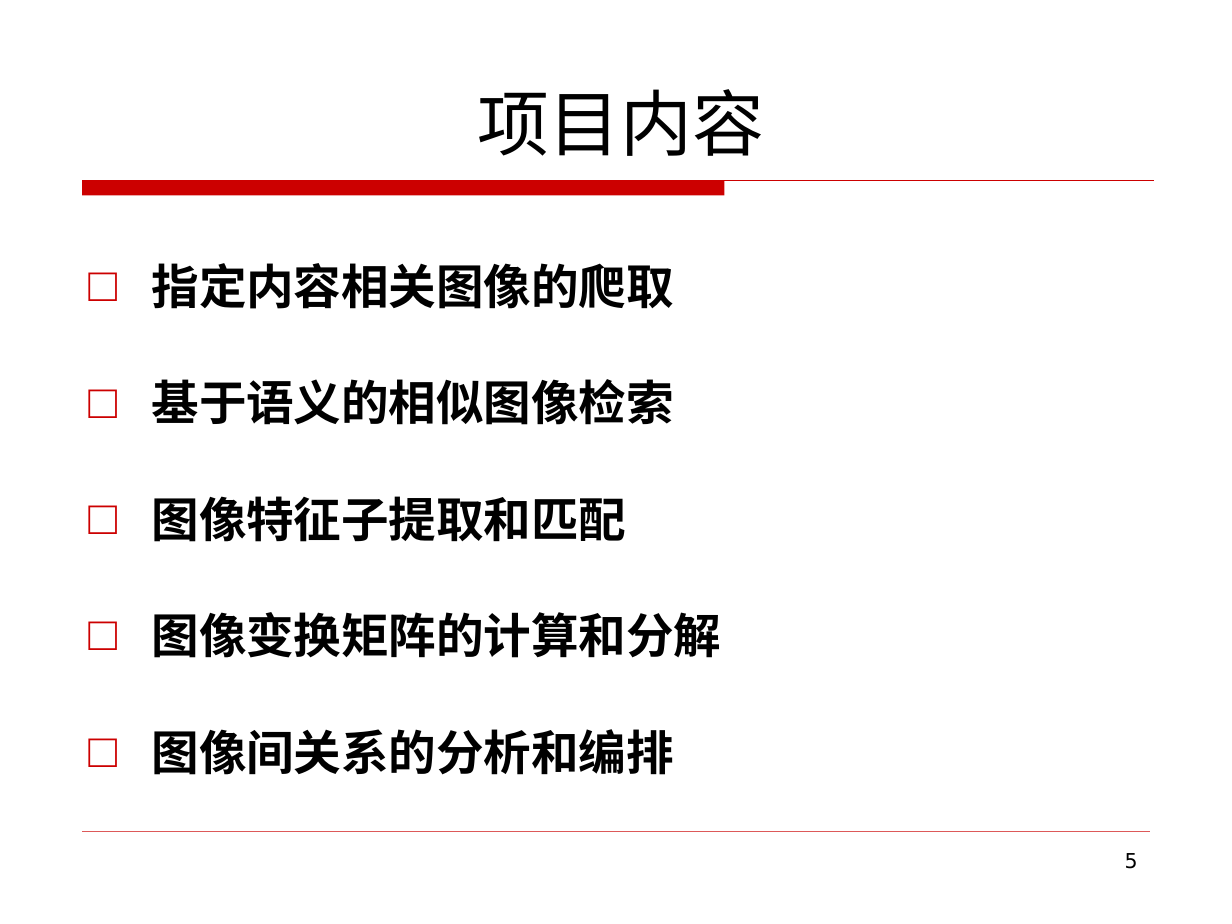
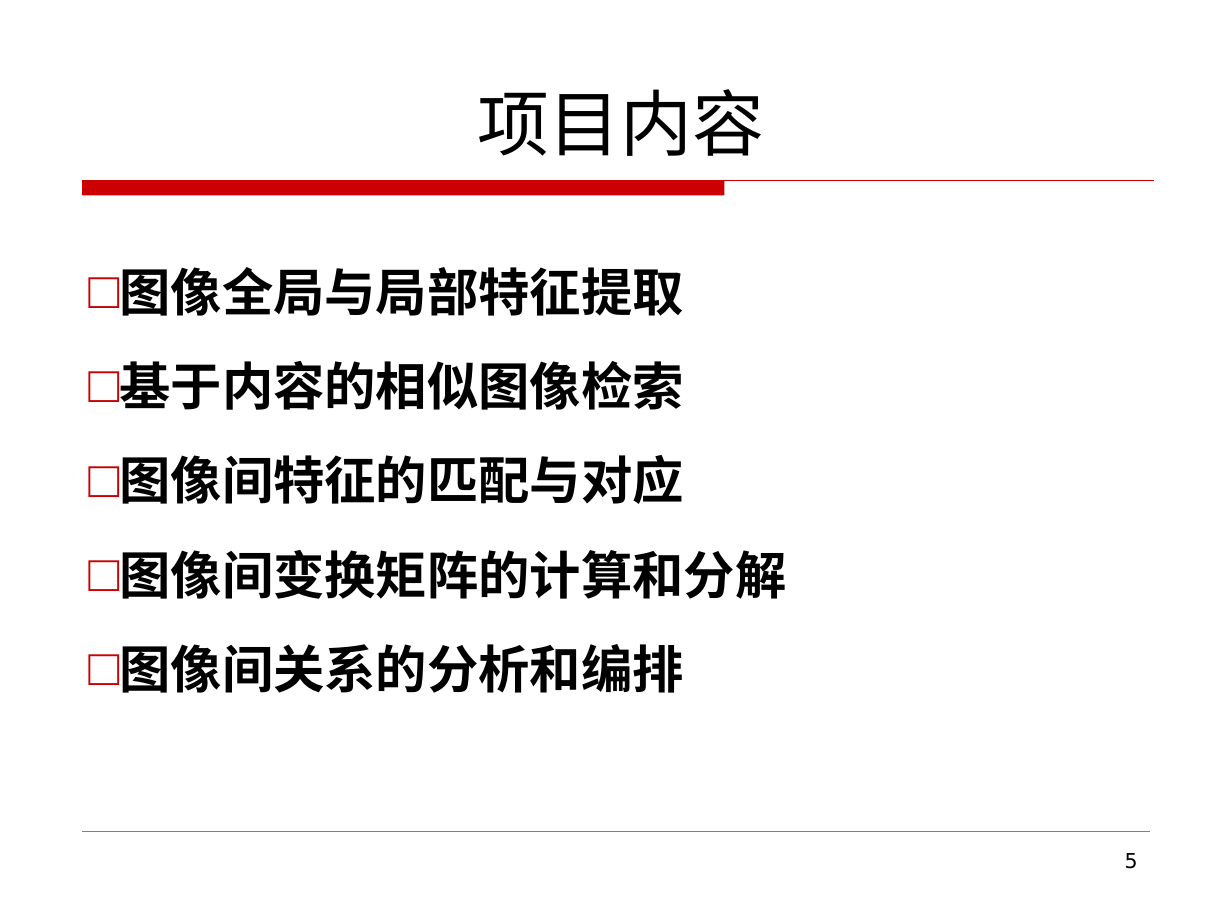
Before and after one commit to zym1010/photo_tourism_ZJU, a slide deck: slide 5 of ppt/基于相似图像及矩阵分解的景物浏览系统结题.ppt. Drawn at 1232x924 pixels with LibreOffice and Linux fonts; fonts in the diff are those of the drawing. Boxes give left, top, right and bottom in pixels: in the first picture for what was removed or moved away, otherwise in the second. Text is boxed around its words. In the diff, an @@ line names an element or a change of style, - is before the commit and + after.

```diff
--- a/ppt/基于相似图像及矩阵分解的景物浏览系统结题.ppt
+++ b/ppt/基于相似图像及矩阵分解的景物浏览系统结题.ppt
@@ text at (119, 267, 786, 599): text changed; size 27.8 to 30 pt @@
-□ 指定内容相关图像的爬取
-□ 基于语义的相似图像检索
-□ 图像特征子提取和匹配
-□ 图像变换矩阵的计算和分解
+□ 图像全局与局部特征提取
+□ 基于内容的相似图像检索
+□ 图像间特征的匹配与对应
+□ 图像间变换矩阵的计算和分解
@@ text at (119, 644, 683, 693): size 27.8 to 30 pt in "图像间关系的分析和编排"; indent changed @@
```
Also in this commit, not shown: 9 other slides changed, 9 slides added, 2 slides removed.
